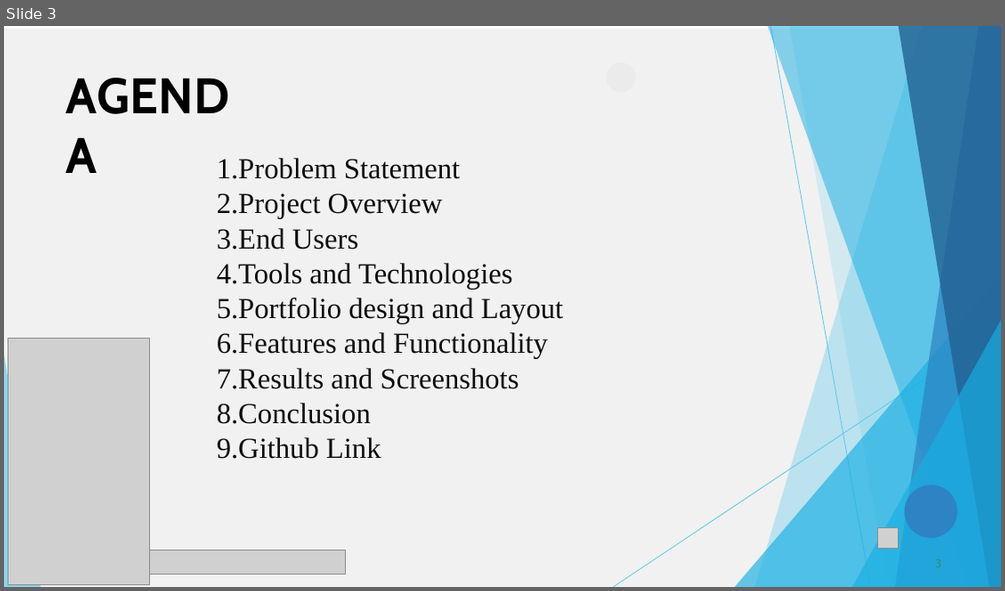
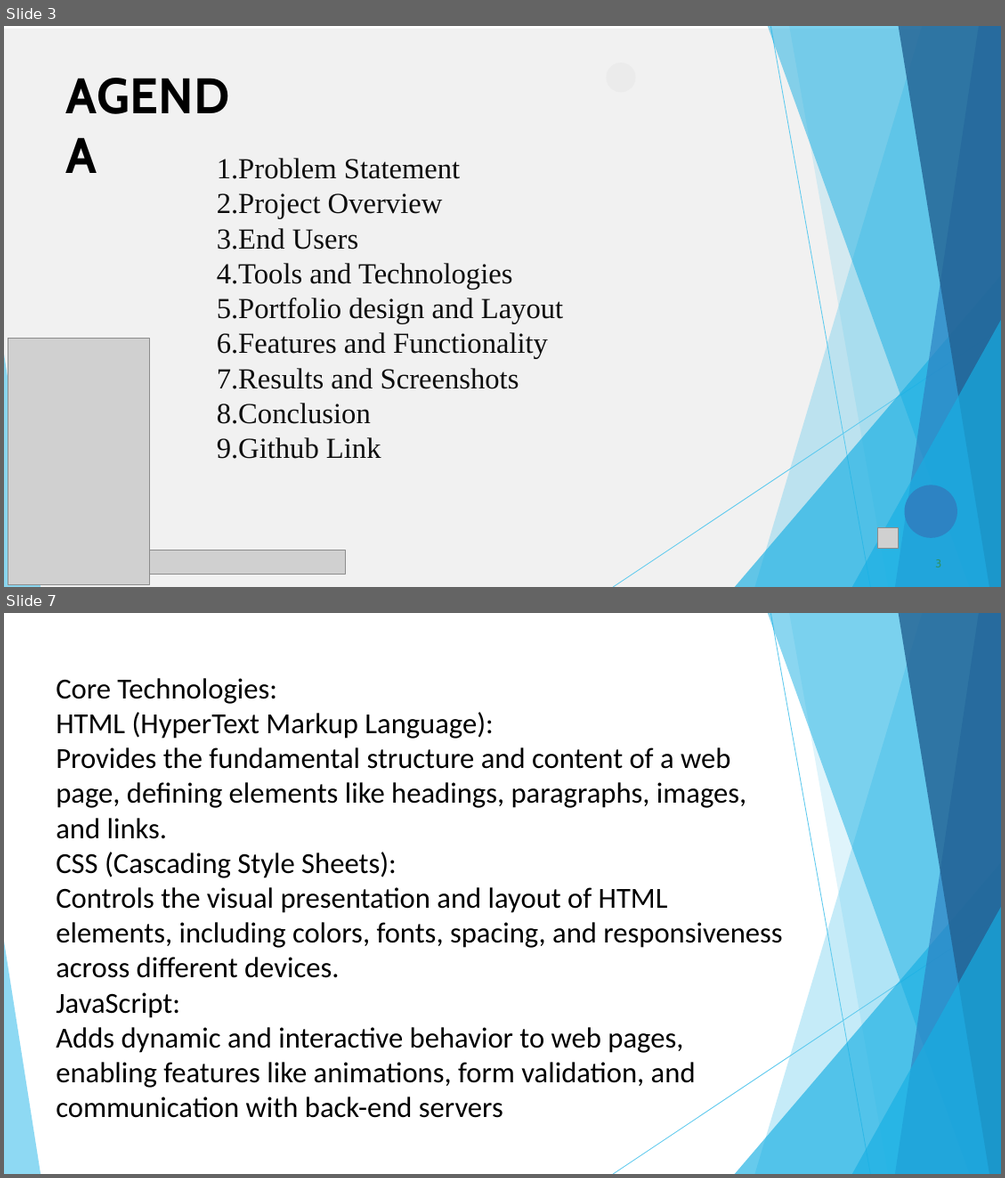
Before and after one commit to karthikagopalsamy28-maker/Karthika, a slide deck: PPT FWD TNSDC 2025 (1).pptx. Shown one above the other, each under a label of ours: slide 3 before the commit, slides 3 and 7 after it; the slides between them are not shown. The pictures are 1005x591 and 1005x1178 pixels, drawn with LibreOffice and Linux fonts; fonts in the diff are those of the drawing; grey boxes stand for pictures. Boxes give left, top, right and bottom in pixels: in the first picture for what was removed or moved away, otherwise in the second. Text is boxed around its words. In the diff, an @@ line names an element or a change of style, - is before the commit and + after.

```diff
--- a/PPT FWD TNSDC 2025 (1).pptx
+++ b/PPT FWD TNSDC 2025 (1).pptx
@@ slide 7 added at (x1=4, y1=613, x2=1001, y2=1174), background #FFFFFF @@
@@ freeform shape added at (x1=755, y1=613, x2=1001, y2=1174), fill #5FCAEE at 36% opacity @@
@@ freeform shape added at (x1=768, y1=613, x2=1001, y2=1174), fill #17AFE3 at 50% opacity @@
@@ freeform shape added at (x1=771, y1=614, x2=871, y2=1174), outline #5FCAEE 0.75 pt @@
@@ freeform shape added at (x1=789, y1=613, x2=1001, y2=1174), fill #5FCAEE at 20% opacity @@
@@ freeform shape added at (x1=896, y1=613, x2=1001, y2=1174), fill #2D83C3 at 70% opacity @@
@@ freeform shape added at (x1=898, y1=613, x2=1001, y2=1174), fill #226192 at 80% opacity @@
@@ text added at (x1=56, y1=678, x2=782, y2=1118), 28 pt, text #000000 @@
+Core Technologies:
+HTML (HyperText Markup Language):
+Provides the fundamental structure and content of a web page, defining elements like headings, paragraphs, images, and links.
+CSS (Cascading Style Sheets):
+Controls the visual presentation and layout of HTML elements, including colors, fonts, spacing, and responsiveness across different devices.
+JavaScript:
+Adds dynamic and interactive behavior to web pages, enabling features like animations, form validation, and communication with back-end servers
@@ freeform shape added at (x1=735, y1=862, x2=1001, y2=1174), fill #17AFE3 at 66% opacity @@
@@ freeform shape added at (x1=614, y1=915, x2=1001, y2=1174), outline #5FCAEE 0.75 pt @@
@@ freeform shape added at (x1=852, y1=907, x2=1001, y2=1174), fill #17AFE3 at 66% opacity @@
@@ freeform shape added at (x1=4, y1=941, x2=40, y2=1174), fill #5FCAEE at 70% opacity @@
```
Also in this commit, not shown: 7 slides changed, 16 other slides added, 3 slides removed.
